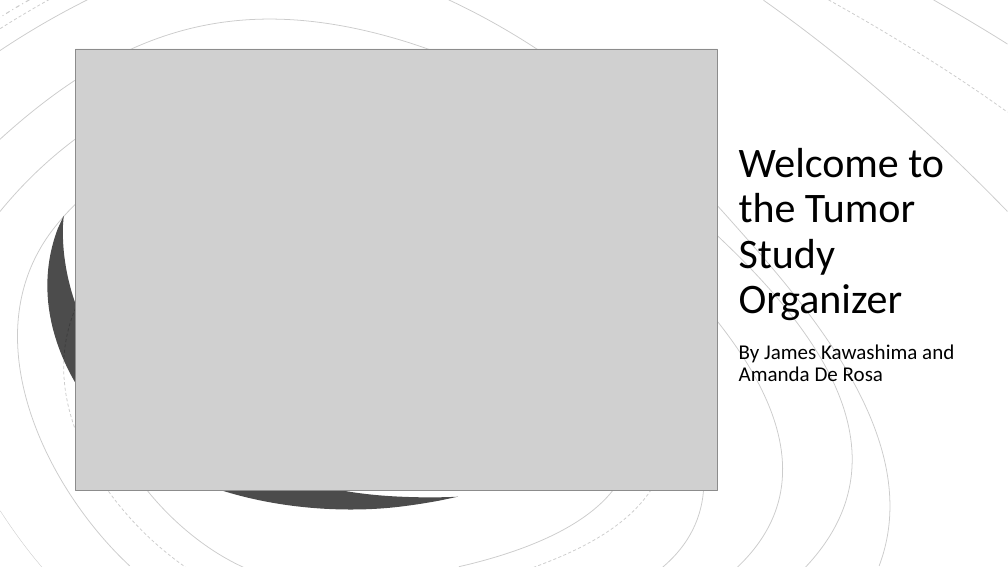
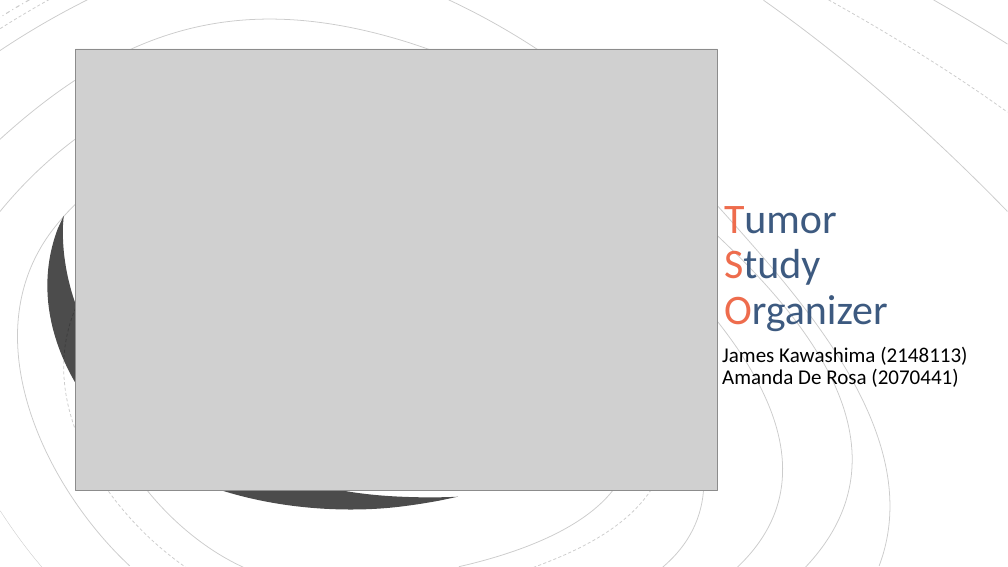
Before and after one commit to JamesKawashima/AppDevFinalProject, a slide deck: slide 1 of DeRosa-Kawashima-ProjectPresentation.pptx. Drawn at 1008x567 pixels with LibreOffice and Linux fonts; fonts in the diff are those of the drawing; grey boxes stand for pictures. Boxes give left, top, right and bottom in pixels: in the first picture for what was removed or moved away, otherwise in the second. Text is boxed around its words. In the diff, an @@ line names an element or a change of style, - is before the commit and + after.

```diff
--- a/DeRosa-Kawashima-ProjectPresentation.pptx
+++ b/DeRosa-Kawashima-ProjectPresentation.pptx
@@ title at [724, 206, 888, 334]: text changed; text colour #000000 to #3D5A80 @@
-Welcome to the Tumor Study Organizer
+Tumor Study Organizer
@@ subtitle at [722, 344, 967, 390]: text changed @@
-By James Kawashima and Amanda De Rosa
+James Kawashima (2148113) Amanda De Rosa (2070441)
```
Also in this commit, not shown: 2 other slides changed.
